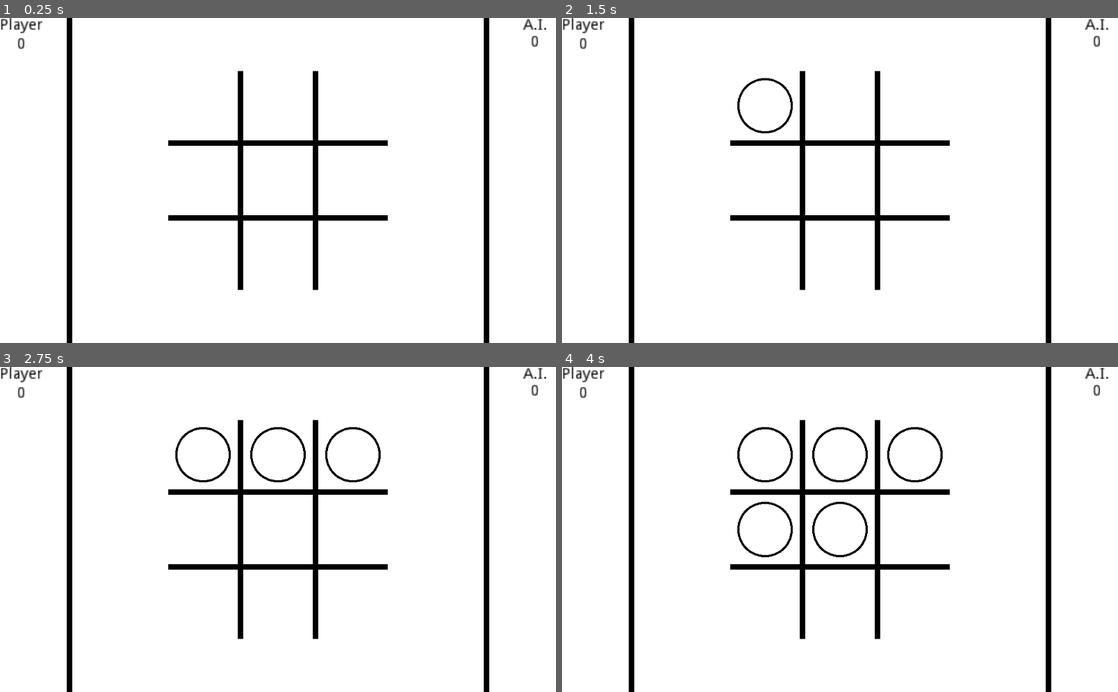
Above: before the commit, frames 1-4 (two rows, left to right).
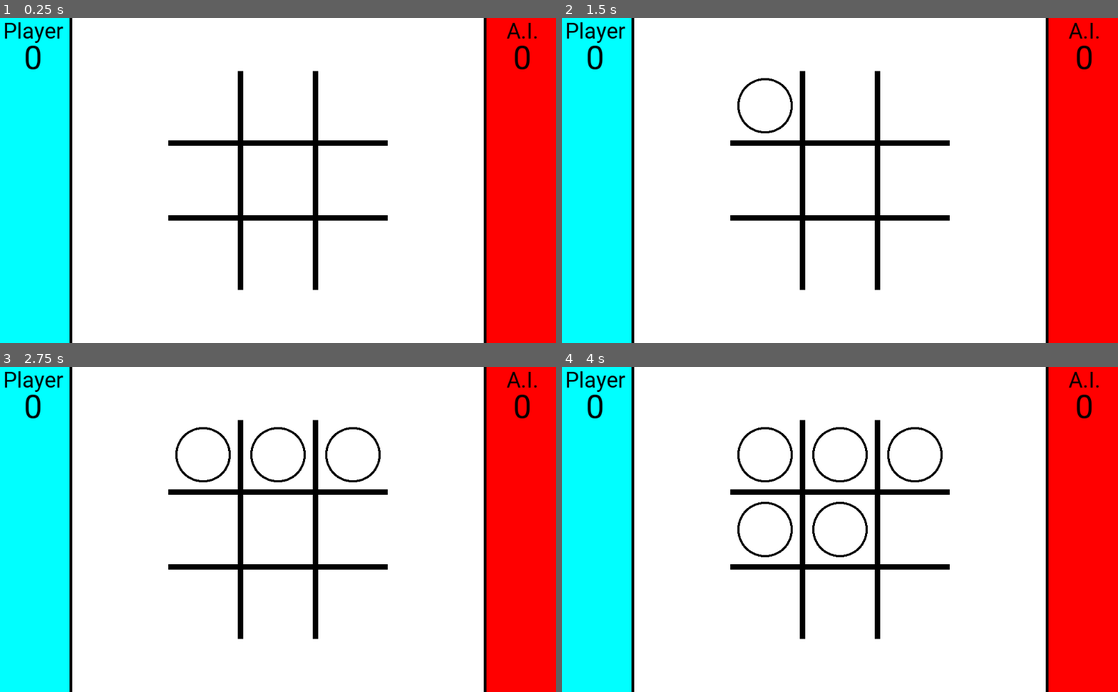
Above: after the commit, the same moments.

Repository: MGon025/CPSC481_Project
Game: Godot game, scene res://Board.tscn
The game is run twice, just before and just after one commit, with the same random seed, the same clock (stepped at 60 frames per second) and the same inputs. The project has no main scene, so this scene is started directly.
Inputs (mouse positions are in pixels of both pictures, inside the frame that each line leads up to):
- Up to frame 1 (0.25 s): no input
- Up to frame 2 (1.5 s): tap Enter at 0.5 s; move the mouse to (767, 105) at 0.52 s; click (767, 105) at 0.67 s; tap Space at 1.25 s; move the mouse to (840, 105) at 1.27 s; click (840, 105) at 1.42 s
- Up to frame 3 (2.75 s): tap Enter at 2 s; move the mouse to (350, 454) at 2.02 s; click (350, 454) at 2.17 s
- Up to frame 4 (4 s): tap Space at 2.75 s; move the mouse to (767, 529) at 2.77 s; click (767, 529) at 2.92 s; tap Enter at 3.5 s; move the mouse to (840, 529) at 3.52 s; click (840, 529) at 3.67 s

The runs differ from the first frame. In frame 1, 25% of the frame differs, in the area x 0-100%, y 0-100%; in frame 2, 25%; in frame 3, 25%; in frame 4, 25%.

Commit message:
player colors & updated fonts

Diff:
--- a/Board.tscn
+++ b/Board.tscn
@@ -1,7 +1,8 @@
-[gd_scene load_steps=5 format=2]
+[gd_scene load_steps=10 format=2]
 
 [ext_resource path="res://Mark.tscn" type="PackedScene" id=1]
 [ext_resource path="res://board.gd" type="Script" id=2]
+[ext_resource path="res://fonts/Roboto-Regular.ttf" type="DynamicFontData" id=3]
 
 [sub_resource type="Gradient" id=1]
 offsets = PoolRealArray( 0 )
@@ -10,6 +11,22 @@
 [sub_resource type="GradientTexture" id=2]
 gradient = SubResource( 1 )
 width = 1024
+
+[sub_resource type="DynamicFont" id=3]
+size = 40
+font_data = ExtResource( 3 )
+
+[sub_resource type="DynamicFont" id=4]
+size = 60
+font_data = ExtResource( 3 )
+
+[sub_resource type="DynamicFont" id=5]
+size = 40
+font_data = ExtResource( 3 )
+
+[sub_resource type="DynamicFont" id=6]
+size = 60
+font_data = ExtResource( 3 )
 
 [node name="Node2D" type="Node2D"]
 script = ExtResource( 2 )
@@ -21,56 +38,64 @@
 
 [node name="Stats" type="Node2D" parent="."]
 
+[node name="BorderLeft" type="Line2D" parent="Stats"]
+position = Vector2( 128, 300 )
+points = PoolVector2Array( 0, -300, 0, 300 )
+default_color = Color( 0, 0, 0, 1 )
+
+[node name="BGLeft" type="Line2D" parent="Stats"]
+position = Vector2( 64, 300 )
+points = PoolVector2Array( 0, -300, 0, 300 )
+width = 128.0
+default_color = Color( 0, 1, 1, 1 )
+
+[node name="BorderRight" type="Line2D" parent="Stats"]
+position = Vector2( 896, 300 )
+points = PoolVector2Array( 0, -300, 0, 300 )
+default_color = Color( 0, 0, 0, 1 )
+
+[node name="BGRight" type="Line2D" parent="Stats"]
+position = Vector2( 960, 300 )
+points = PoolVector2Array( 0, -300, 0, 300 )
+width = 128.0
+default_color = Color( 1, 0, 0, 1 )
+
 [node name="Player1Name" type="Label" parent="Stats"]
-modulate = Color( 0, 0, 0, 1 )
-self_modulate = Color( 0, 0, 0, 1 )
-margin_right = 39.0
-margin_bottom = 14.0
-rect_scale = Vector2( 2, 2 )
+margin_right = 123.0
+margin_bottom = 48.0
+custom_colors/font_color = Color( 0, 0, 0, 1 )
+custom_fonts/font = SubResource( 3 )
 text = "Player"
 align = 1
 
 [node name="Player1Score" type="Label" parent="Stats"]
-modulate = Color( 0, 0, 0, 1 )
-self_modulate = Color( 0, 0, 0, 1 )
-margin_left = 1.0
-margin_top = 35.0
-margin_right = 40.0
-margin_bottom = 49.0
-rect_scale = Vector2( 2, 2 )
+margin_top = 38.0
+margin_right = 123.0
+margin_bottom = 109.0
+custom_colors/font_color = Color( 0, 0, 0, 1 )
+custom_fonts/font = SubResource( 4 )
 text = "0"
 align = 1
 
 [node name="Player2Name" type="Label" parent="Stats"]
 anchor_right = 1.0
-margin_left = 948.0
-margin_right = 986.0
-margin_bottom = 14.0
-rect_scale = Vector2( 2, 2 )
+margin_left = 901.0
+margin_right = 1024.0
+margin_bottom = 48.0
 custom_colors/font_color = Color( 0, 0, 0, 1 )
+custom_fonts/font = SubResource( 5 )
 text = "A.I."
 align = 1
 
 [node name="Player2Score" type="Label" parent="Stats"]
-modulate = Color( 0, 0, 0, 1 )
-self_modulate = Color( 0, 0, 0, 1 )
-margin_left = 947.0
-margin_top = 31.0
-margin_right = 986.0
-margin_bottom = 45.0
-rect_scale = Vector2( 2, 2 )
+margin_left = 901.0
+margin_top = 38.0
+margin_right = 1024.0
+margin_bottom = 109.0
+custom_colors/font_color = Color( 0, 0, 0, 1 )
+custom_fonts/font = SubResource( 6 )
 text = "0"
 align = 1
-
-[node name="BorderLeft" type="Line2D" parent="Stats"]
-position = Vector2( 128, 300 )
-points = PoolVector2Array( 0, -300, 0, 300 )
-default_color = Color( 0, 0, 0, 1 )
-
-[node name="BorderRight" type="Line2D" parent="Stats"]
-position = Vector2( 896, 300 )
-points = PoolVector2Array( 0, -300, 0, 300 )
-default_color = Color( 0, 0, 0, 1 )
 
 [node name="Grid" type="Node2D" parent="."]
 position = Vector2( 512, 300 )
